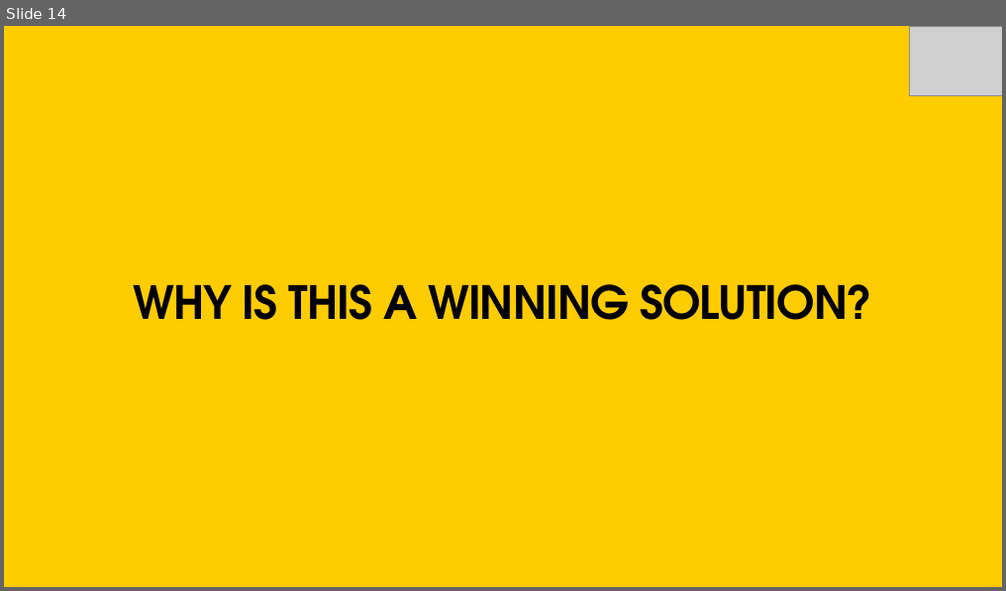
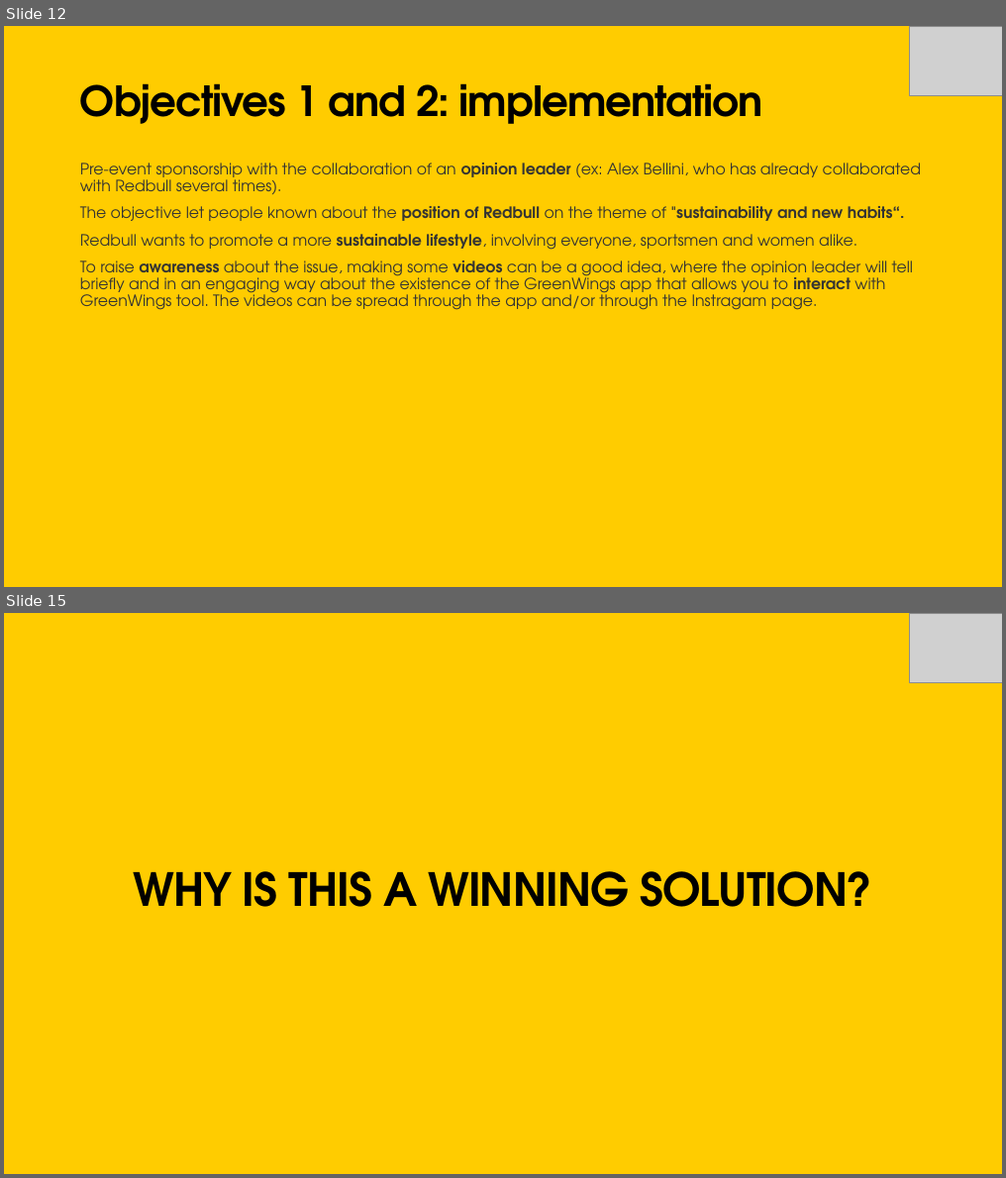
Before and after one commit to Annanardo/REDBULL---Wings-for-Sustainability, a slide deck: WingsforSustainability.pptx. Shown one above the other, each under a label of ours: slide 14 before the commit, slides 12 and 15 after it; the slides between them are not shown. The pictures are 1006x591 and 1006x1178 pixels, drawn with LibreOffice and Linux fonts; fonts in the diff are those of the drawing; grey boxes stand for pictures. Boxes give left, top, right and bottom in pixels: in the first picture for what was removed or moved away, otherwise in the second. Text is boxed around its words. In the diff, an @@ line names an element or a change of style, - is before the commit and + after.

```diff
--- a/WingsforSustainability.pptx
+++ b/WingsforSustainability.pptx
@@ slide 12 added at [4, 26, 1002, 587], background #FFCC00 @@
@@ picture added at [910, 26, 1002, 95] @@
@@ title added at [80, 83, 763, 124], 40 pt, text #000000, bold @@
+Objectives 1 and 2: implementation
@@ text added at [80, 163, 922, 310], 15 pt, text #343433 @@
+Pre-event sponsorship with the collaboration of an opinion leader (ex: Alex Bellini, who has already collaborated with Redbull several times).
+The objective let people known about the position of Redbull on the theme of "sustainability and new habits“.
+Redbull wants to promote a more sustainable lifestyle, involving everyone, sportsmen and women alike.
+To raise awareness about the issue, making some videos can be a good idea, where the opinion leader will tell briefly and in an engaging way about the existence of the GreenWings app that allows you to interact with GreenWings tool. The videos can be spread through the app and/or through the Instragam page.
@@ what was slide 14 is now slide 15 @@
```
Also in this commit, not shown: 1 slide changed, 3 other slides added, 3 slides removed.
